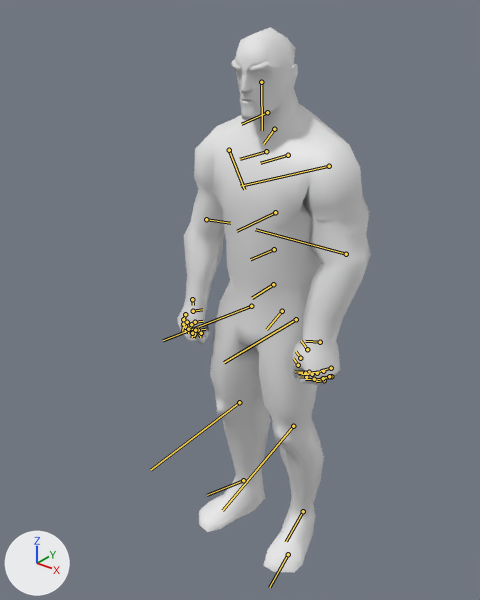
A saved change to the glTF model assets/models/hero.glb.
One viewpoint serves both versions: a 50 mm lens placed at (1.162, -1.634, 1.941), pointed at (-0.078, -0.084, 0.98). The lights are fixed; the arrows at lower left show +X, +Y and +Z. The first picture is the older version. The bones that change, and the others that lie on the model, are drawn over the model as lines.

Names of what the first picture shows: 'hero'.
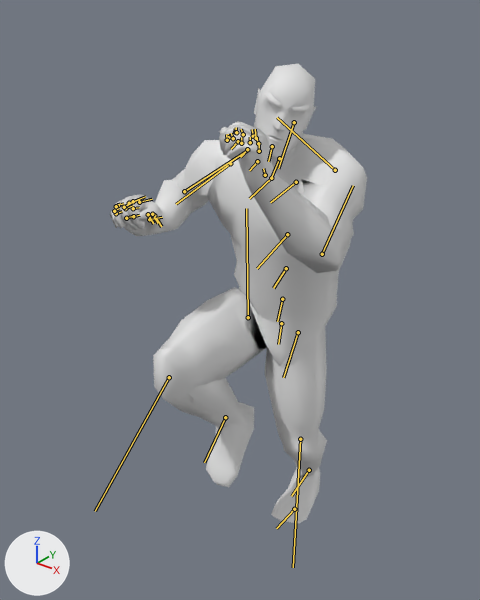
The newer file adds an action. The first version stands in its rest pose; the second is drawn at frame 1 of the action 'jump_run'.

The change in detail:
Bone 'hip' (bone_hip) moves from (0.0, 0.0, 0.0) to (0.0, 0.013, 0.046).
Bone 'hip' (bone_hip) turns from (0, 0, 0) to (1, -24, -25) degrees about its own x, y and z.
Bone 'lThigh' (bone_lthigh) moves from (0.0, 0.0, 0.0) to (-0.03, -0.009, 0.006).
Bone 'lThigh' (bone_lthigh) turns from (0, 0, 0) to (-3, 17, 7) degrees about its own x, y and z.
Bone 'lShin' (bone_lshin) turns from (0, 0, 0) to (33, 0, 0) degrees about its own x, y and z.
Bone 'lFoot' (bone_lfoot) turns from (0, 0, 0) to (-24, 9, 27) degrees about its own x, y and z.
Bone 'lToes' (bone_ltoes) turns from (0, 0, 0) to (-15, -3, 0) degrees about its own x, y and z.
Bone 'rThigh' (bone_rthigh) moves from (0.0, 0.0, 0.0) to (-0.029, -0.005, 0.011).
Bone 'rThigh' (bone_rthigh) turns from (0, 0, 0) to (-70, 14, 26) degrees about its own x, y and z.
Bone 'rShin' (bone_rshin) turns from (0, 0, 0) to (115, 0, 0) degrees about its own x, y and z.
Bone 'rFoot' (bone_rfoot) turns from (0, 0, 0) to (9, -4, -19) degrees about its own x, y and z.
Bone 'abdomen' (bone_abdomen) moves from (0.0, 0.0, 0.0) to (-0.029, -0.008, 0.009).
Bone 'abdomen' (bone_abdomen) turns from (0, 0, 0) to (11, 11, 4) degrees about its own x, y and z.
Bone 'abdomen2' (bone_abdomen2) turns from (0, 0, 0) to (3, 3, 9) degrees about its own x, y and z.
Bone 'chest' (bone_chest) turns from (0, 0, 0) to (2, 5, 8) degrees about its own x, y and z.
Bone 'rCollar' (bone_rcollar) turns from (0, 0, 0) to (0, -17, 2) degrees about its own x, y and z.
Bone 'rShldr' (bone_rshldr) turns from (0, 0, 0) to (-51, -6, 21) degrees about its own x, y and z.
Bone 'rForeArm' (bone_rforearm) turns from (0, 0, 0) to (0, 0, -83) degrees about its own x, y and z.
Bone 'rHand' (bone_rhand) turns from (0, 0, 0) to (37, -39, -41) degrees about its own x, y and z.
Bone 'lCollar' (bone_lcollar) turns from (0, 0, 0) to (0, 29, 5) degrees about its own x, y and z.
Bone 'lShldr' (bone_lshldr) turns from (0, 0, 0) to (-52, 28, 49) degrees about its own x, y and z.
Bone 'lForeArm' (bone_lforearm) turns from (0, 0, 0) to (0, 0, 81) degrees about its own x, y and z.
Bone 'lHand' (bone_lhand) turns from (0, 0, 0) to (36, 7, 22) degrees about its own x, y and z.
Bone 'head' (bone_head) turns from (0, 0, 0) to (-12, -23, -17) degrees about its own x, y and z.

What differs and where, as boxes (x1, y1, x2, y2) in the pictures (480 x 600 px):
'hero', posed (32% wider, 16% shorter): before (177, 27, 371, 573); after (110, 64, 367, 523)
bone 'hip', root to tip: before (282, 311) to (266, 329); after (281, 323) to (278, 344)
bone 'lThigh', root to tip: before (296, 319) to (224, 362); after (298, 332) to (283, 377)
bone 'lShin', root to tip: before (293, 426) to (222, 510); after (300, 439) to (293, 567)
bone 'lFoot', root to tip: before (303, 511) to (286, 541); after (309, 470) to (291, 496)
bone 'lToes', root to tip: before (288, 554) to (269, 587); after (294, 509) to (276, 528)
bone 'rThigh', root to tip: before (251, 306) to (163, 340); after (248, 317) to (246, 208)
bone 'rShin', root to tip: before (239, 402) to (150, 470); after (169, 377) to (95, 511)
bone 'rFoot', root to tip: before (243, 480) to (207, 495); after (225, 417) to (204, 462)
bone 'abdomen', root to tip: before (273, 284) to (252, 298); after (282, 299) to (277, 321)
bone 'abdomen2', root to tip: before (274, 249) to (250, 259); after (286, 268) to (273, 288)
bone 'chest', root to tip: before (275, 212) to (237, 231); after (287, 234) to (257, 268)
bone 'rCollar', root to tip: before (266, 151) to (240, 159); after (271, 178) to (249, 198)
bone 'rShldr', root to tip: before (229, 150) to (244, 189); after (230, 163) to (176, 204)
bone 'rForeArm', root to tip: before (206, 219) to (230, 223); after (184, 191) to (249, 149)
bone 'rHand', root to tip: before (192, 299) to (193, 305); after (149, 219) to (162, 217)
bone 'lCollar', root to tip: before (288, 155) to (260, 163); after (296, 182) to (270, 202)
bone 'lShldr', root to tip: before (329, 166) to (240, 186); after (335, 170) to (277, 117)
bone 'lForeArm', root to tip: before (346, 254) to (255, 229); after (322, 254) to (353, 185)
bone 'lHand', root to tip: before (320, 342) to (305, 341); after (265, 175) to (263, 168)
bone 'head', root to tip: before (267, 112) to (241, 124); after (272, 146) to (268, 161)
